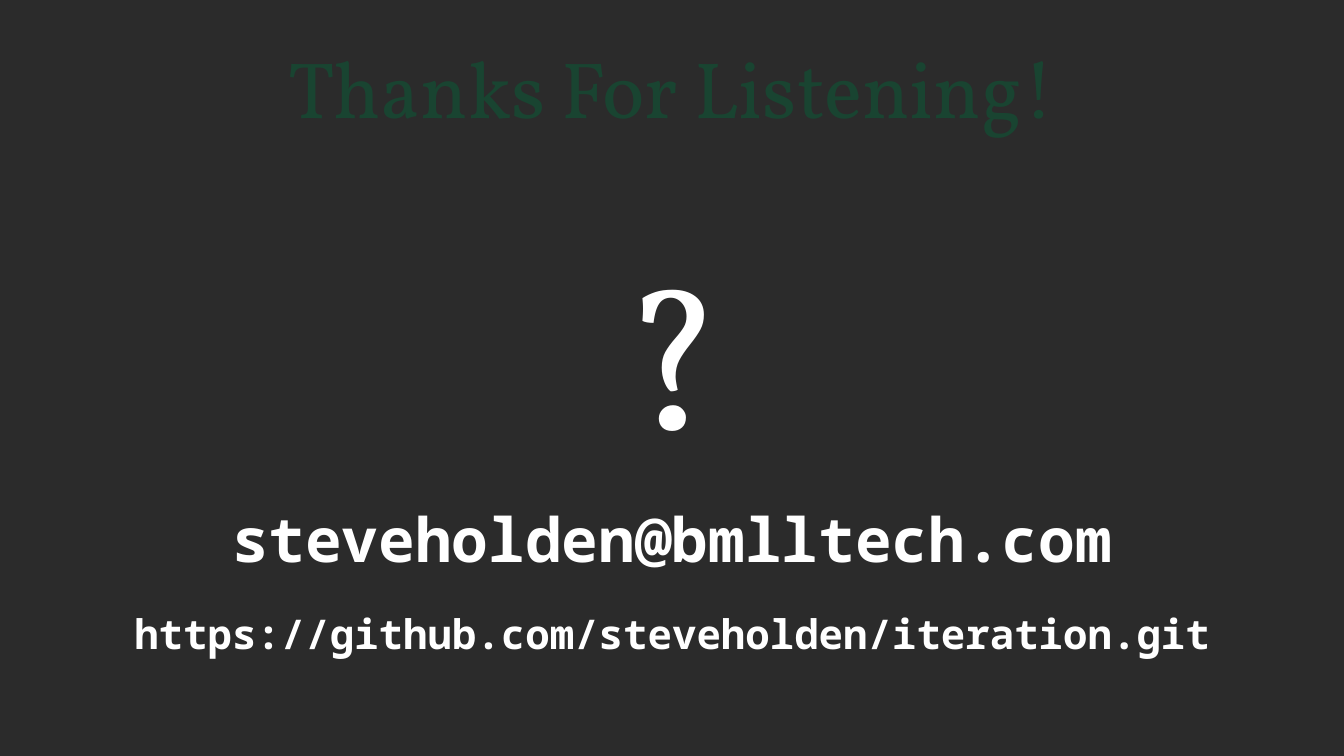
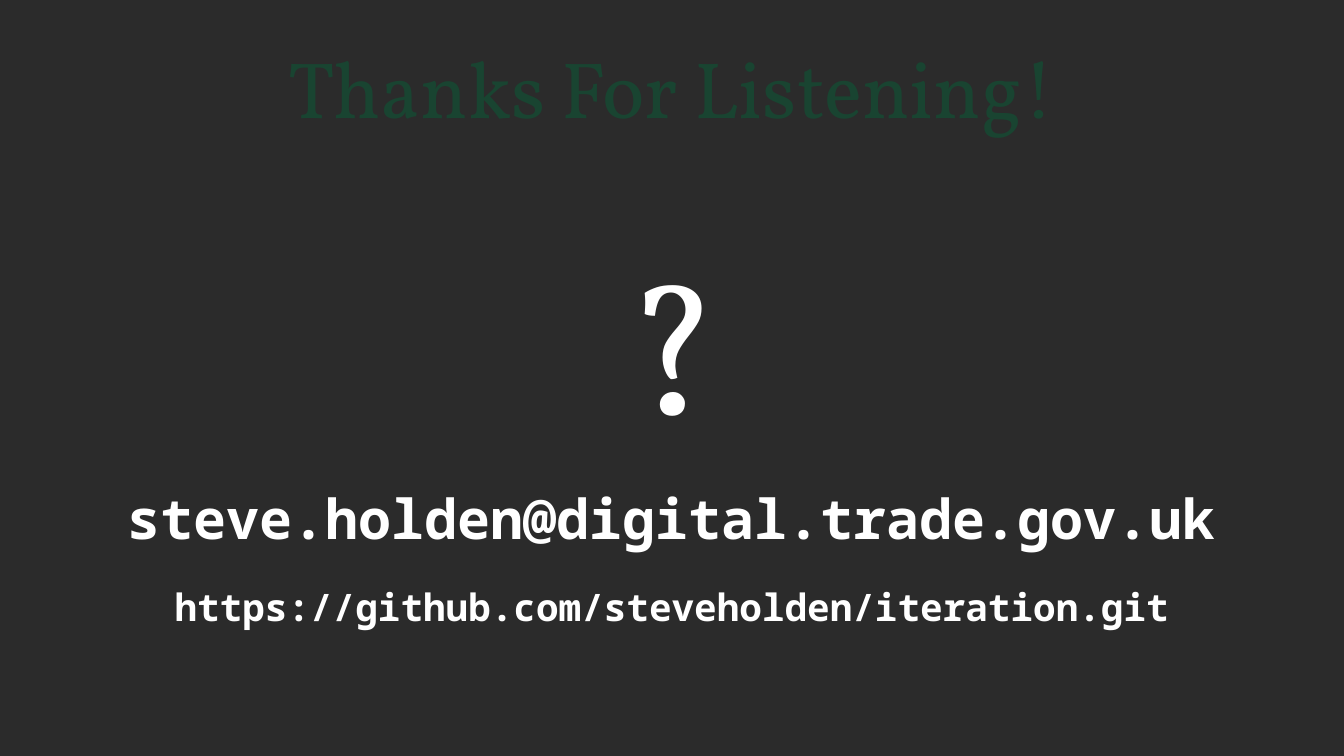
Before and after one commit to steveholden/iteration, a slide deck: slide 27 of iterables.pptx (slide 24 before the commit). Drawn at 1344x756 pixels with LibreOffice and Linux fonts; fonts in the diff are those of the drawing; background and template pictures are left out; a plain dark background stands for a picture behind light text. Boxes give left, top, right and bottom in pixels: in the first picture for what was removed or moved away, otherwise in the second. Text is boxed around its words. In the diff, an @@ line names an element or a change of style, - is before the commit and + after.

```diff
--- a/iterables.pptx
+++ b/iterables.pptx
@@ text at <box>128,496,1216,553</box>: text changed; size 36 to 32.4 pt @@
-steveholden@bmlltech.com
+steve.holden@digital.trade.gov.uk
@@ text at <box>175,592,1169,631</box>: size 115 to 106.4 pt in "?"; size 24 to 22.2 pt in "https://github.com/steveholden/iteration.git" @@
```
Also in this commit, not shown: 16 other slides changed, 4 slides added, 1 slide removed, 9 other files.
